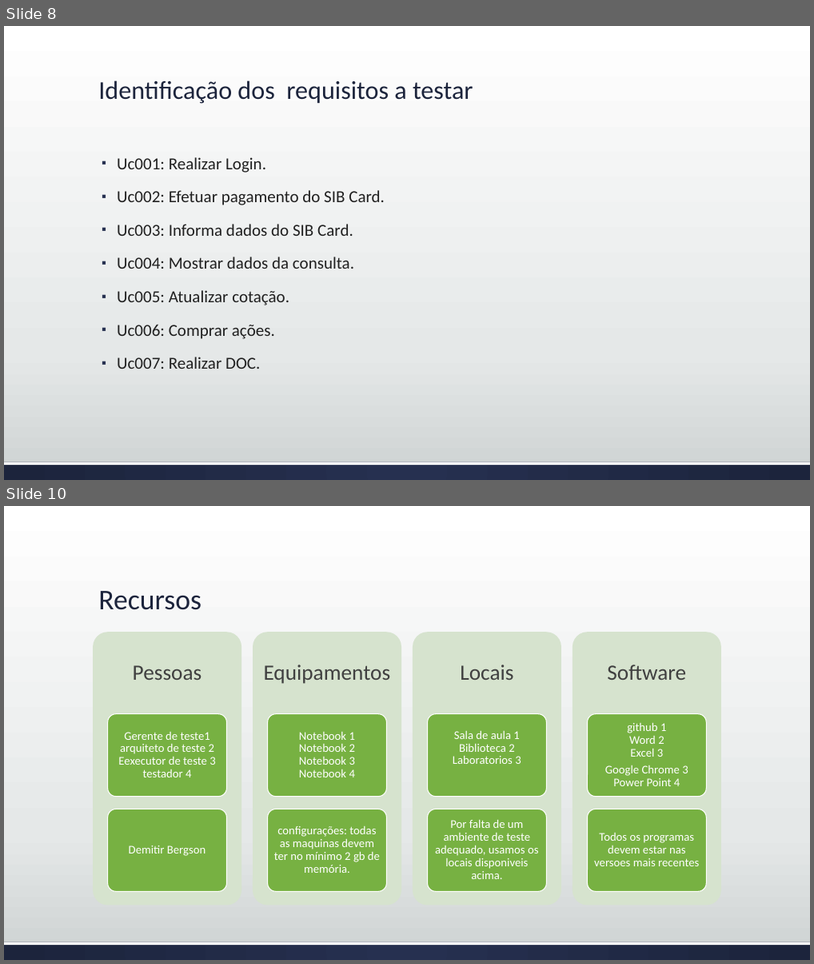
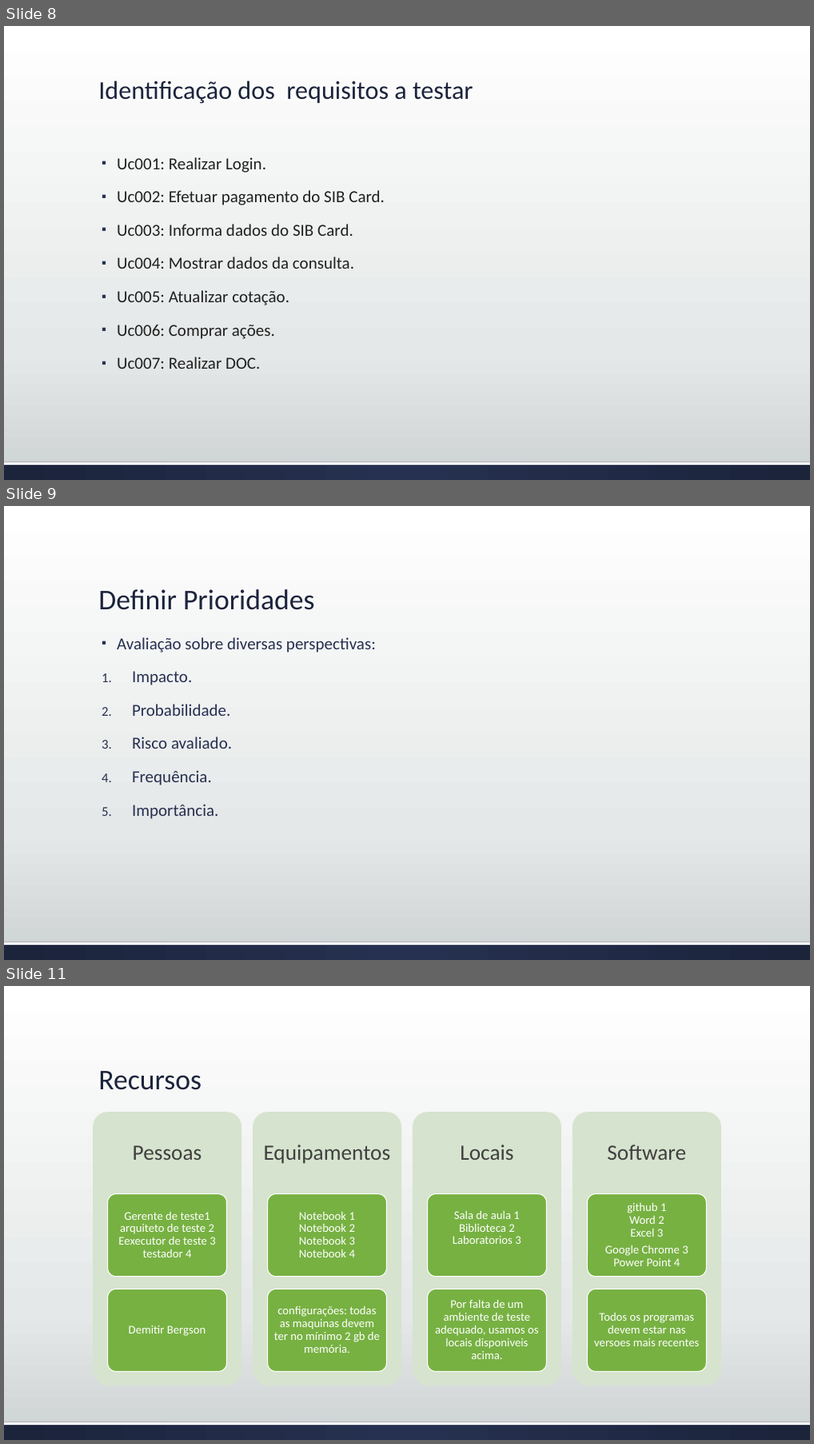
Before and after one commit to josimarpe/SIB, a slide deck: Requisitos/Plano de Projeto 1.pptx. Shown one above the other, each under a label of ours: slides 8 and 10 before the commit, slides 8, 9 and 11 after it; the slides between them are not shown. The pictures are 814x964 and 814x1444 pixels, drawn with LibreOffice and Linux fonts; fonts in the diff are those of the drawing. Boxes give left, top, right and bottom in pixels: in the first picture for what was removed or moved away, otherwise in the second. Text is boxed around its words. In the diff, an @@ line names an element or a change of style, - is before the commit and + after.

```diff
--- a/Requisitos/Plano de Projeto 1.pptx
+++ b/Requisitos/Plano de Projeto 1.pptx
@@ slide 9 added at (4,506,810,960), background gradient #FFFFFF to #E5E8E8 to #CDD2D2; not listed: 2 template elements that a slide beside it also shows @@
@@ title added at (98,589,315,610), 34 pt, text #1D243C @@
+Definir Prioridades
@@ text added at (117,637,376,819), 20 pt, text #263050 @@
+▪ Avaliação sobre diversas perspectivas:
+1. Impacto.
+2. Probabilidade.
+3. Risco avaliado.
+4. Frequência.
+5. Importância.
@@ what was slide 10 is now slide 11 @@
```
Also in this commit, not shown: 1 slide changed, 2 other files.
